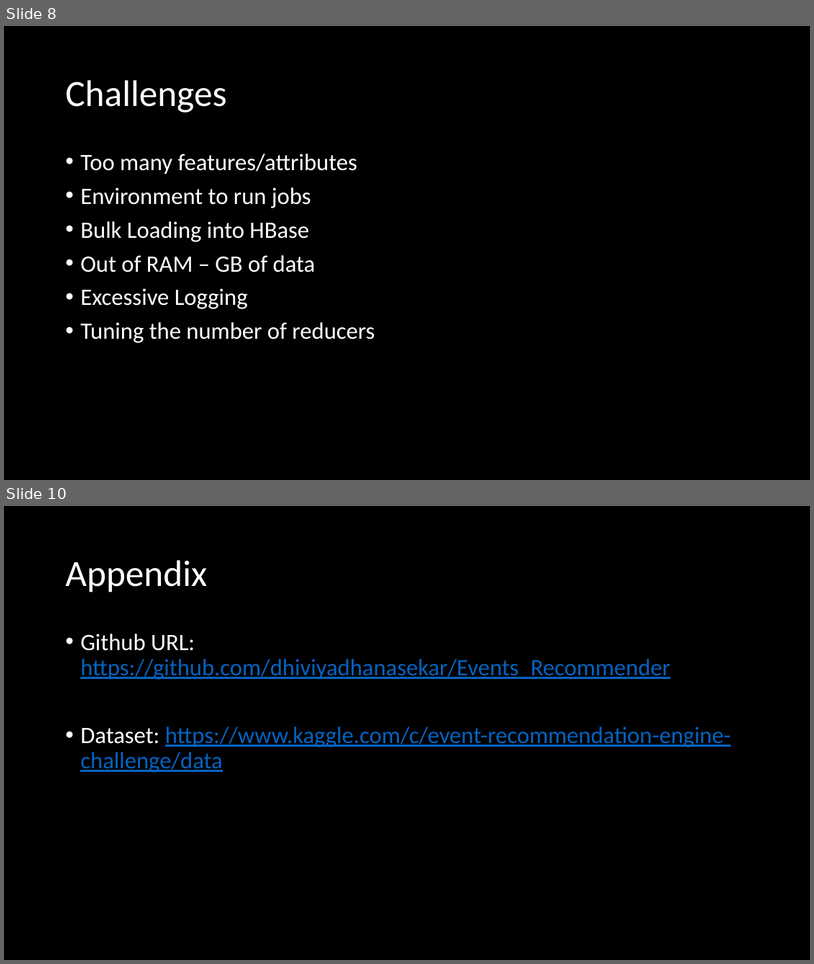
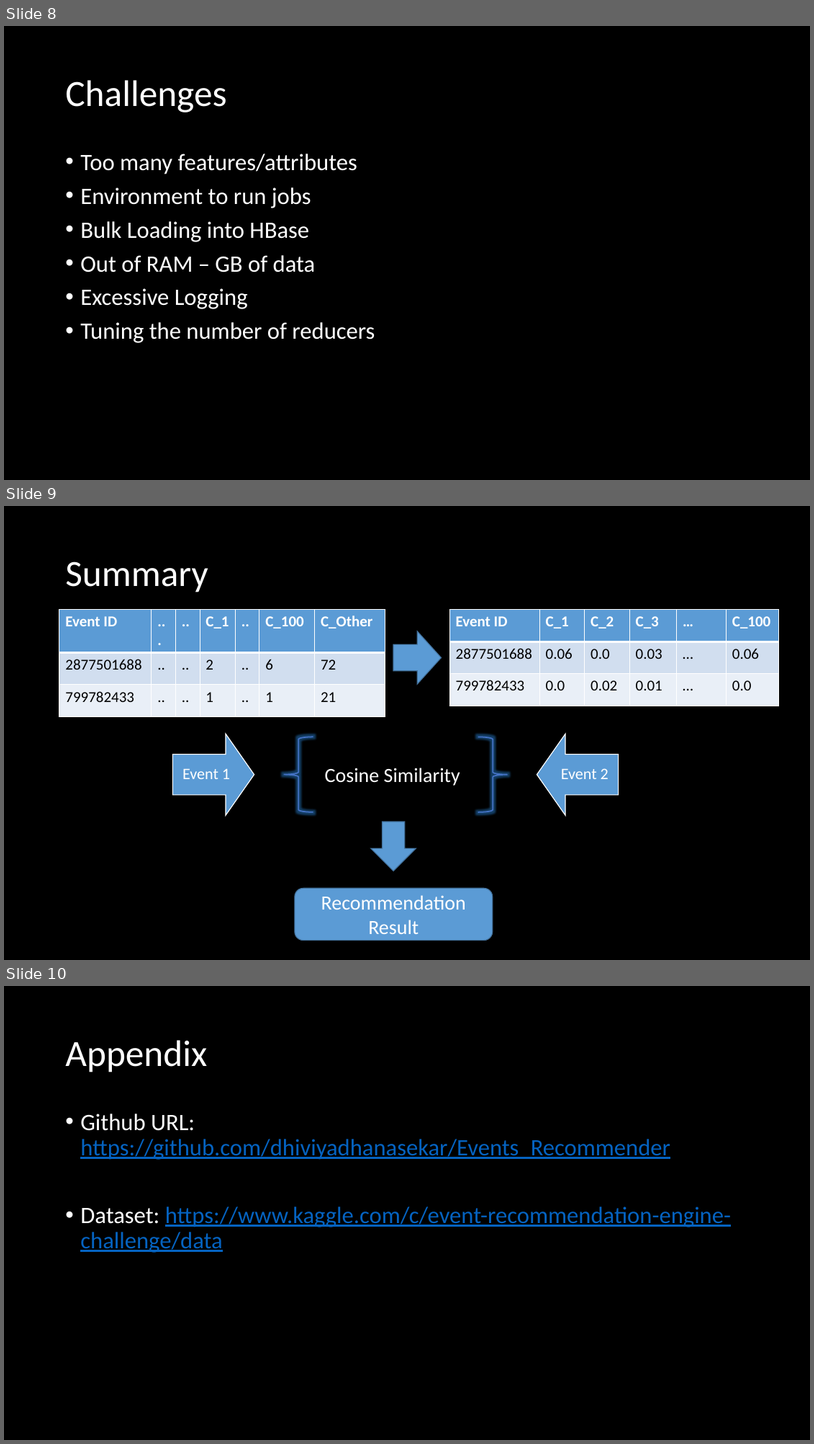
Before and after one commit to dhiviyadhanasekar/Events_Recommender, a slide deck: Big Data Project.pptx. Shown one above the other, each under a label of ours: slides 8 and 10 before the commit, slides 8, 9 and 10 after it; the slides between them are not shown. The pictures are 814x964 and 814x1444 pixels, drawn with LibreOffice and Linux fonts; fonts in the diff are those of the drawing. Boxes give left, top, right and bottom in pixels: in the first picture for what was removed or moved away, otherwise in the second. Text is boxed around its words. In the diff, an @@ line names an element or a change of style, - is before the commit and + after.

```diff
--- a/Big Data Project.pptx
+++ b/Big Data Project.pptx
@@ slide 9 added at (x1=4, y1=506, x2=810, y2=960), background #000000 @@
@@ title added at (x1=65, y1=561, x2=208, y2=592), 44 pt, text #FFFFFF @@
+Summary
@@ table added at (x1=59, y1=610, x2=385, y2=705), 3 rows, 7 columns @@
+Event ID | ... | .. | C_1 | .. | C_100 | C_Other
+2877501688 | .. | .. | 2 | .. | 6 | 72
+799782433 | .. | .. | 1 | .. | 1 | 21
@@ table added at (x1=450, y1=610, x2=779, y2=705), 3 rows, 6 columns @@
+Event ID | C_1 | C_2 | C_3 | … | C_100
+2877501688 | 0.06 | 0.0 | 0.03 | … | 0.06
+799782433 | 0.0 | 0.02 | 0.01 | … | 0.0
@@ right arrow added at (x1=394, y1=631, x2=441, y2=684), fill #5B9BD5, outline #43739E 1 pt @@
@@ left brace added at (x1=284, y1=736, x2=314, y2=811), outline #4472C4 1.5 pt @@
@@ left brace added at (x1=478, y1=736, x2=508, y2=811), outline #4472C4 1.5 pt @@
@@ text added at (x1=325, y1=767, x2=460, y2=785), 24 pt, text #FFFFFF @@
+Cosine Similarity
@@ group added at (x1=172, y1=734, x2=619, y2=815): 2 down arrows, 2 texts @@
+Event 1
+Event 2
@@ down arrow added at (x1=371, y1=821, x2=416, y2=870), fill #5B9BD5, outline #43739E 1 pt @@
@@ rounded rectangle added at (x1=295, y1=888, x2=493, y2=939), fill #5B9BD5, outline #43739E 1 pt, 24 pt, text #FFFFFF @@
+Recommendation Result
```
Also in this commit, not shown: 1 slide removed.
